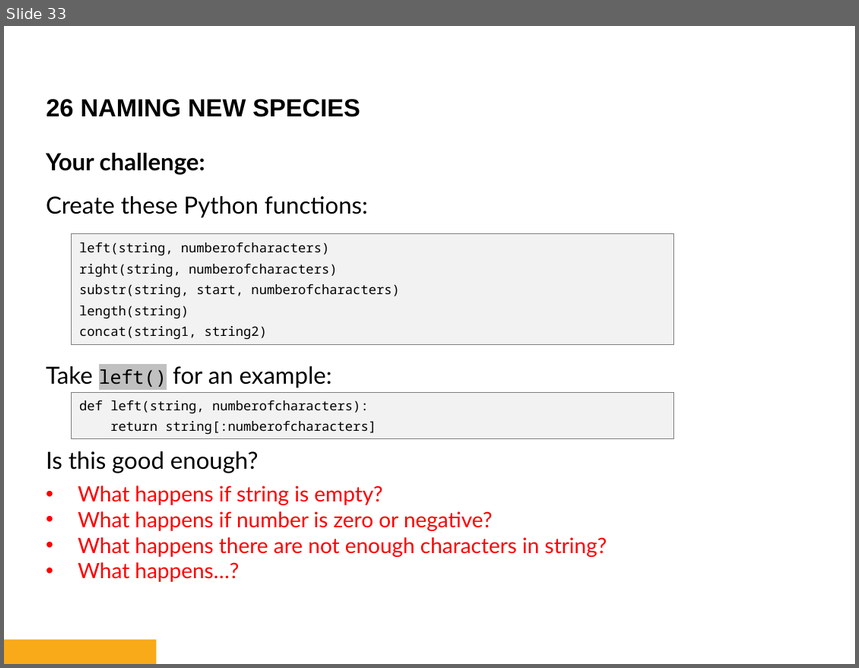
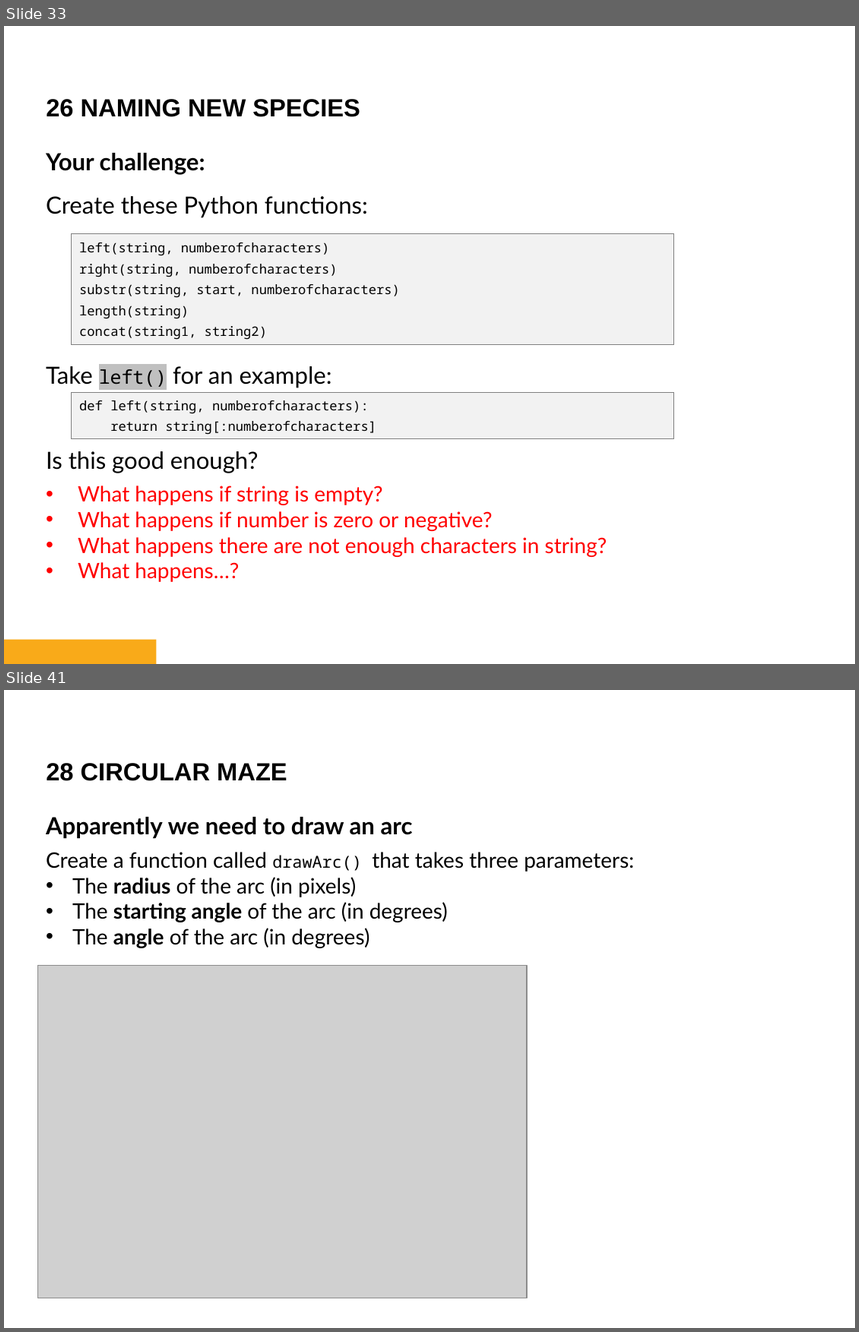
Before and after one commit to bryanbsun/pythonps, a slide deck: Python Problem Solver 2.pptx. Shown one above the other, each under a label of ours: slide 33 before the commit, slides 33 and 41 after it; the slides between them are not shown. The pictures are 859x668 and 859x1332 pixels, drawn with LibreOffice and Linux fonts; fonts in the diff are those of the drawing; grey boxes stand for pictures; background and template pictures are left out. Boxes give left, top, right and bottom in pixels: in the first picture for what was removed or moved away, otherwise in the second. Text is boxed around its words. In the diff, an @@ line names an element or a change of style, - is before the commit and + after.

```diff
--- a/Python Problem Solver 2.pptx
+++ b/Python Problem Solver 2.pptx
@@ slide 41 added at [4, 690, 855, 1328], background #FFFFFF @@
@@ text added at [46, 763, 287, 781], 21 pt, text #000000, bold @@
+28 CIRCULAR MAZE
@@ text added at [46, 817, 634, 948], 18 pt, text #000000 @@
+Apparently we need to draw an arc
+Create a function called drawArc() that takes three parameters:
+• The radius of the arc (in pixels)
+• The starting angle of the arc (in degrees)
+• The angle of the arc (in degrees)
@@ picture added at [37, 966, 527, 1299] @@
```
Also in this commit, not shown: 26 other slides added, 16 other files.
